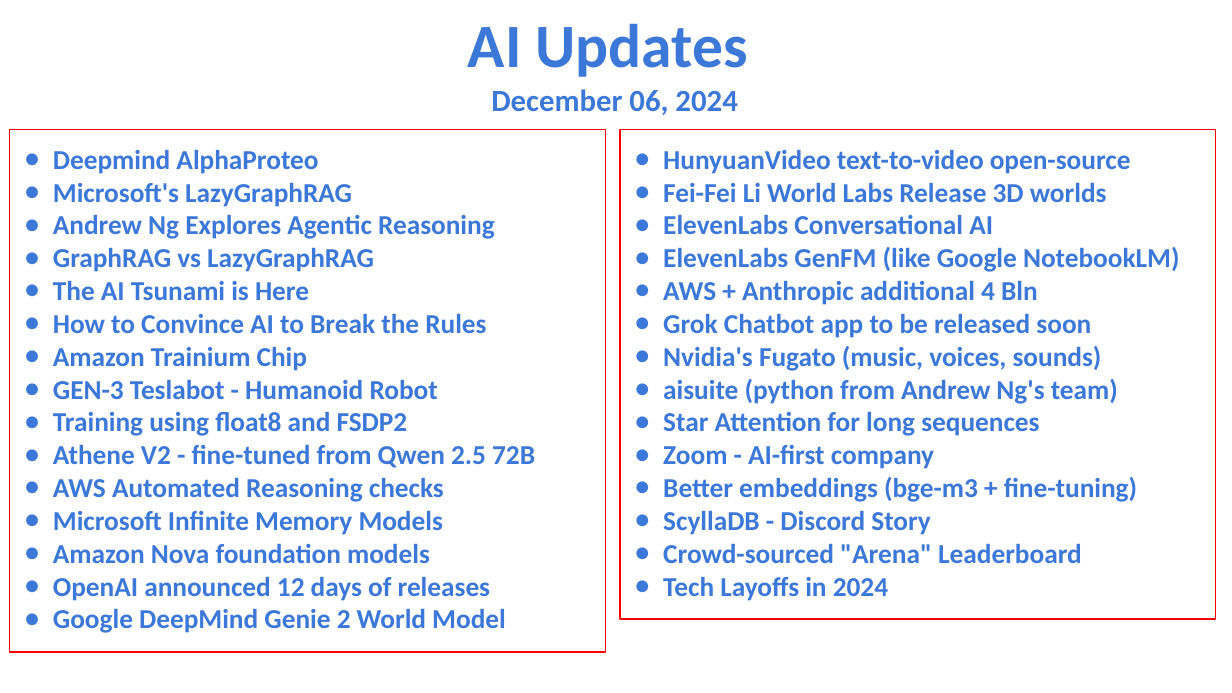
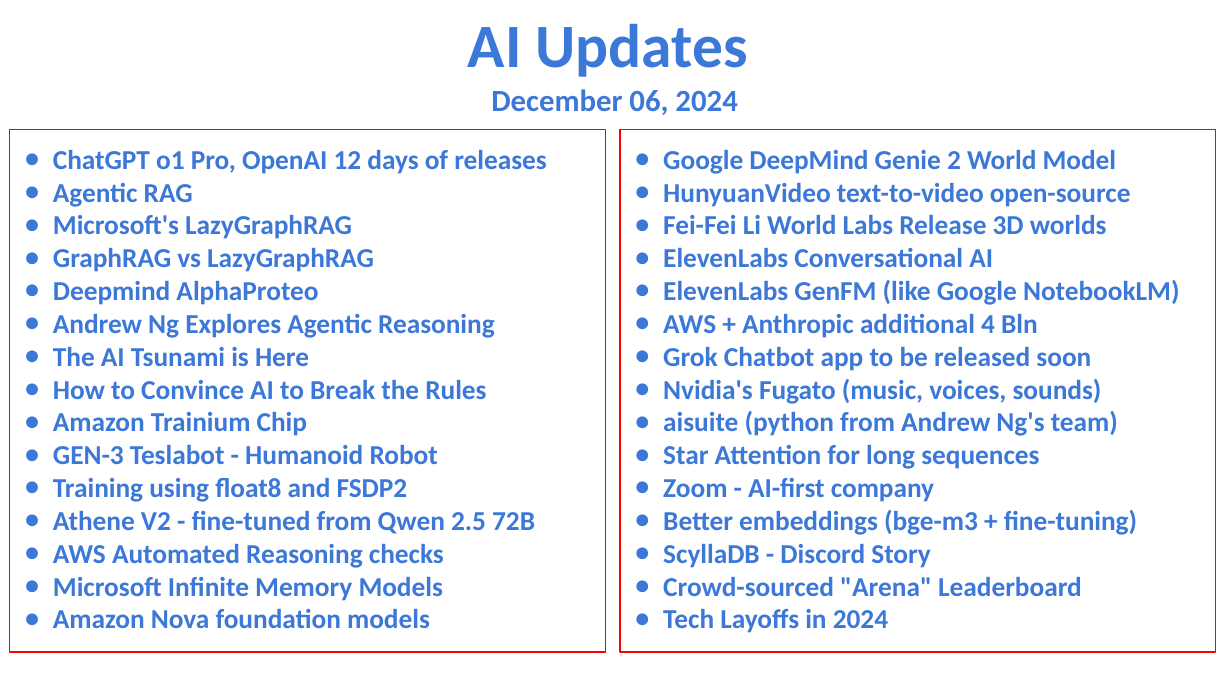
Before and after one commit to lselector/seminar, a slide deck: slide 1 of 2024/2024-12-06-AI-Updates.pptx. Drawn at 1232x693 pixels with LibreOffice and Linux fonts; fonts in the diff are those of the drawing. Boxes give left, top, right and bottom in pixels: in the first picture for what was removed or moved away, otherwise in the second. Text is boxed around its words. In the diff, an @@ line names an element or a change of style, - is before the commit and + after.

```diff
--- a/2024/2024-12-06-AI-Updates.pptx
+++ b/2024/2024-12-06-AI-Updates.pptx
@@ rectangle "Google DeepMind Genie 2 World ...": place and size @@
-rectangle "Google DeepMind Genie 2 World ..." at [620,129,1215,618]
+rectangle "Google DeepMind Genie 2 World ..." at [620,129,1215,652]
@@ text in rectangle at [53,150,547,272]: paragraphs added @@
+● ChatGPT o1 Pro, OpenAI 12 days of releases
+● Agentic RAG
+● Microsoft's LazyGraphRAG
+● GraphRAG vs LazyGraphRAG
@@ text in rectangle at [663,150,1117,174]: paragraph added @@
+● Google DeepMind Genie 2 World Model
@@ text in rectangle at [53,183,352,207]: paragraph removed @@
-● Microsoft's LazyGraphRAG
@@ text in rectangle at [53,577,506,633]: paragraphs removed @@
-● OpenAI announced 12 days of releases
-● Google DeepMind Genie 2 World Model
```
Also in this commit, not shown: 6 other slides changed, 4 slides added.
